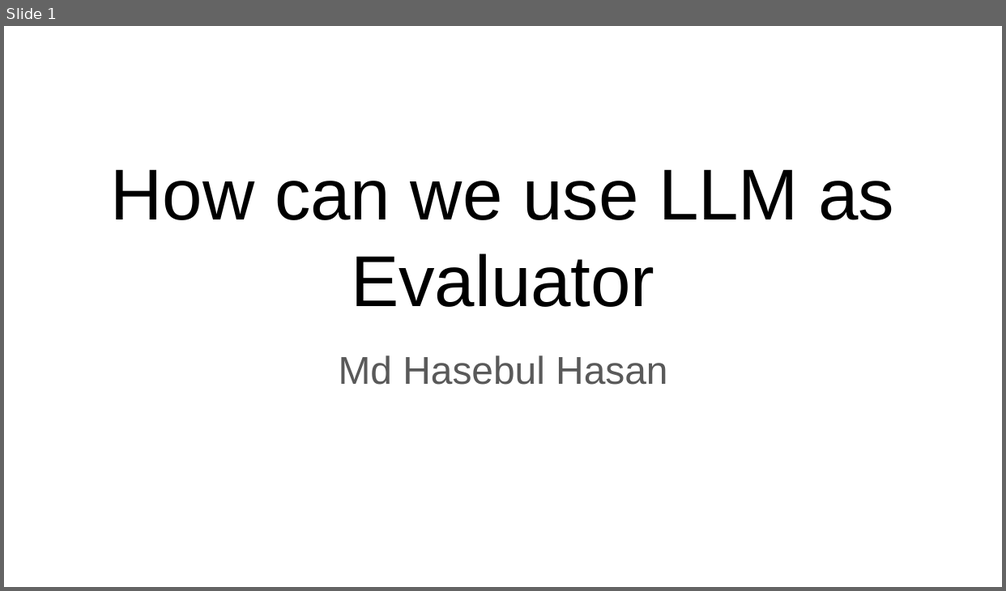
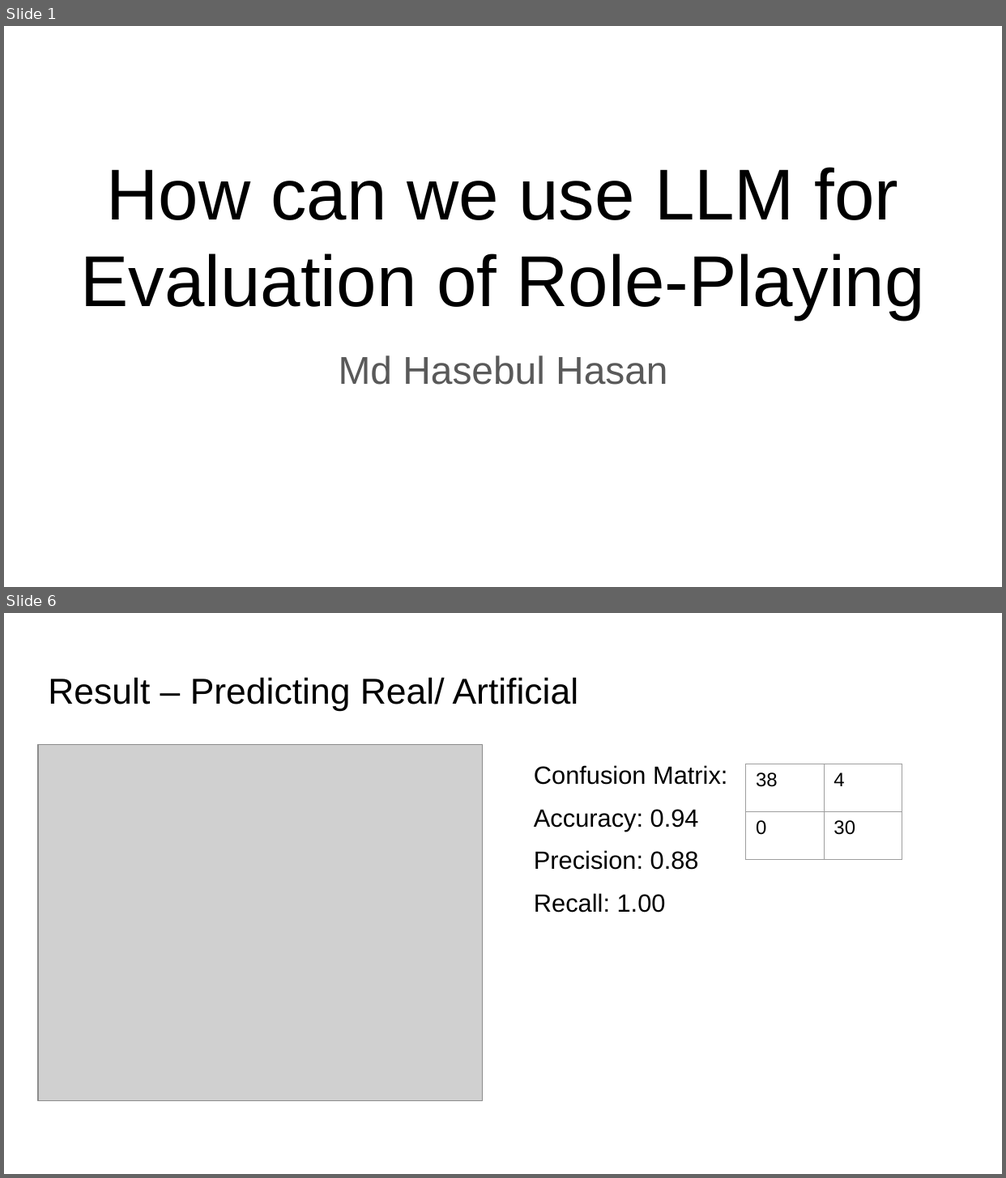
Before and after one commit to Hasebul/DeEscalWild-Benchmark-Farmework, a slide deck: Presentation/De-escalation Training Evaluation Idea.pptx. Shown one above the other, each under a label of ours: slide 1 before the commit, slides 1 and 6 after it; the slides between them are not shown. The pictures are 1006x591 and 1006x1178 pixels, drawn with LibreOffice and Linux fonts; fonts in the diff are those of the drawing; grey boxes stand for pictures. Boxes give left, top, right and bottom in pixels: in the first picture for what was removed or moved away, otherwise in the second. Text is boxed around its words. In the diff, an @@ line names an element or a change of style, - is before the commit and + after.

Commit message:
finish role playing evaluaiton code

```diff
--- a/Presentation/De-escalation Training Evaluation Idea.pptx
+++ b/Presentation/De-escalation Training Evaluation Idea.pptx
@@ slide 6 added at (x1=4, y1=613, x2=1002, y2=1174), background #FFFFFF @@
@@ title added at (x1=48, y1=677, x2=579, y2=712), 26 pt, text #000000 @@
+Result – Predicting Real/ Artificial
@@ picture added at (x1=38, y1=745, x2=482, y2=1101) @@
@@ text added at (x1=534, y1=765, x2=727, y2=913), 18 pt, text #000000 @@
+Confusion Matrix:
+Accuracy: 0.94
+Precision: 0.88
+Recall: 1.00
@@ table added at (x1=745, y1=764, x2=901, y2=859), 2 rows, 2 columns @@
+38 | 4
+0 | 30
@@ slide 1 changed as well @@
@@ title at (x1=81, y1=167, x2=925, y2=319): text changed @@
-How can we use LLM as Evaluator
+How can we use LLM for Evaluation of Role-Playing
```
Also in this commit, not shown: 2 other slides changed, 4 other slides added, 4 slides removed, 2 other files.
